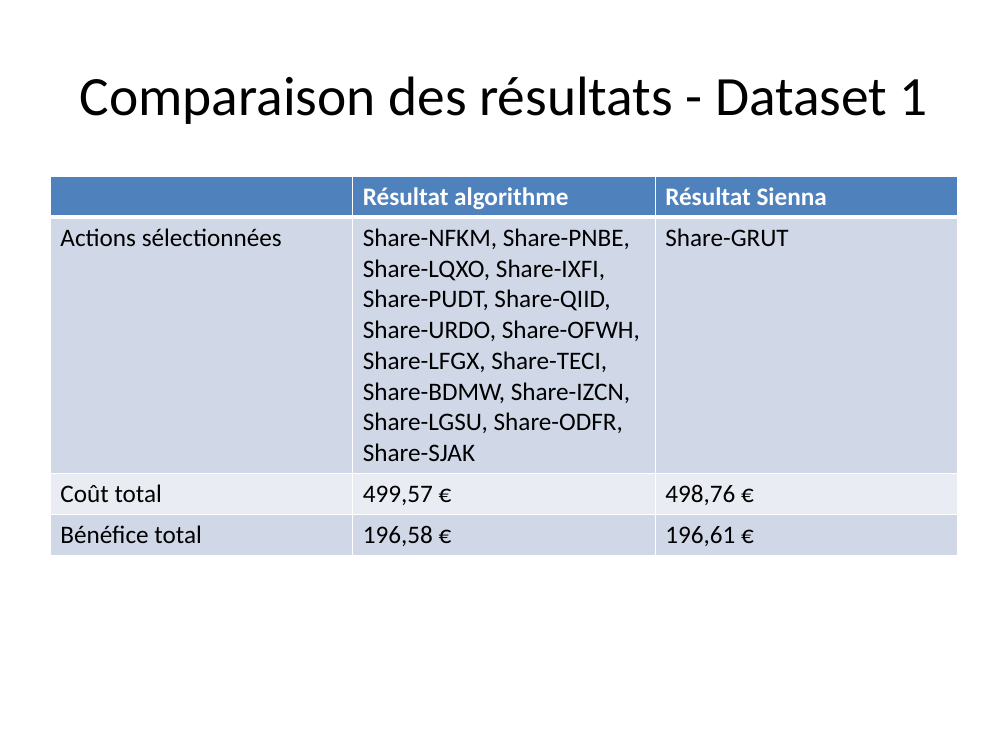
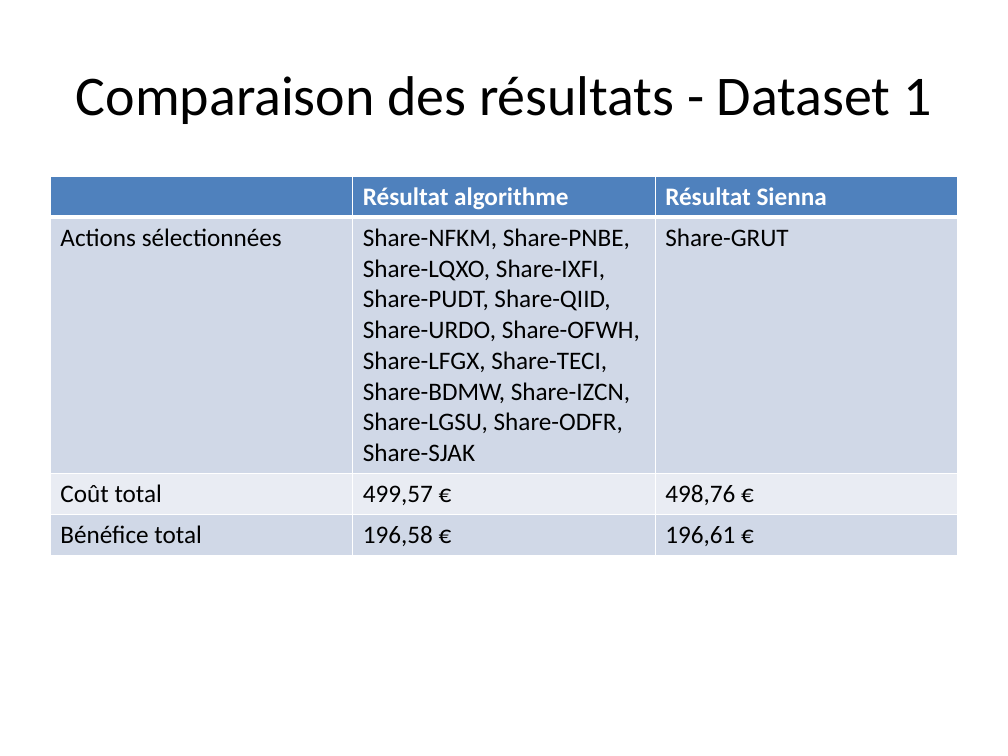
Before and after one commit to SebGris/project-7-algorithms, a slide deck: slide 6 of doc/Comparaison_Algorithmes.pptx. Drawn at 1008x756 pixels with LibreOffice and Linux fonts; fonts in the diff are those of the drawing. Boxes give left, top, right and bottom in pixels: in the first picture for what was removed or moved away, otherwise in the second. Text is boxed around its words. In the diff, an @@ line names an element or a change of style, - is before the commit and + after.

```diff
--- a/doc/Comparaison_Algorithmes.pptx
+++ b/doc/Comparaison_Algorithmes.pptx
@@ title "Comparaison des résultats - Dataset ..." at <box>76,76,931,124</box>: size 39.6 to 40 pt @@
```
Also in this commit, not shown: 3 other slides changed, 2 other files.
